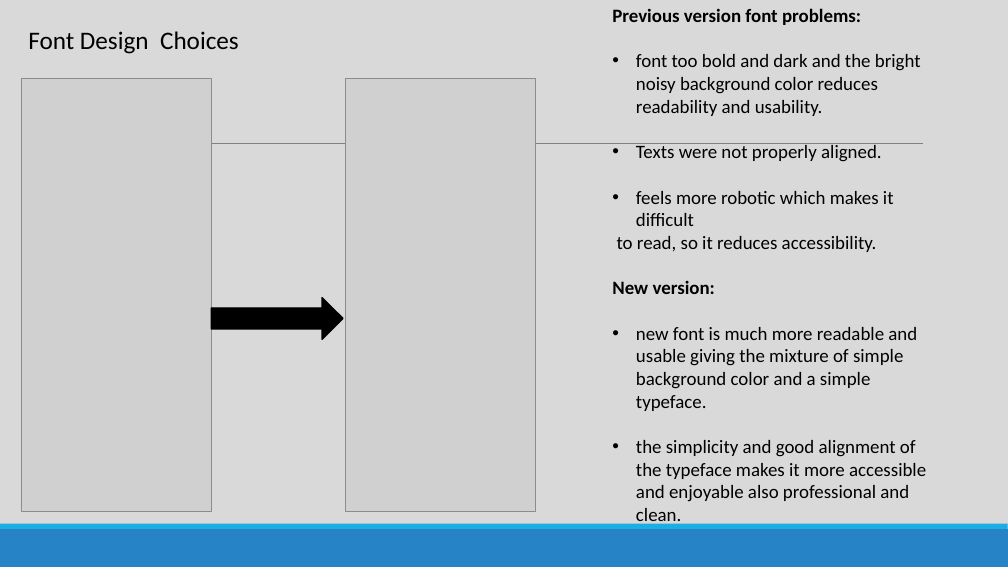
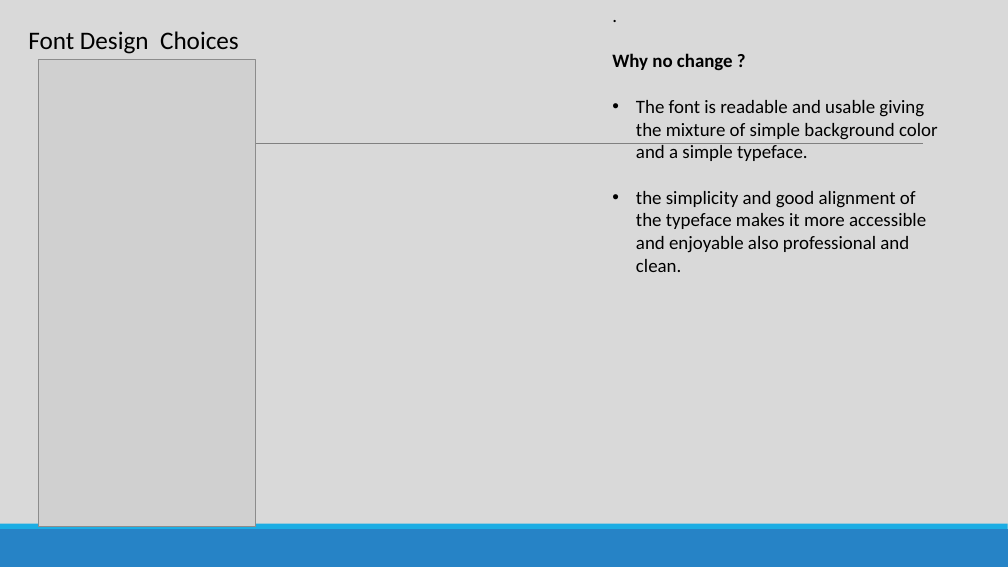
Before and after one commit to khalilAlsulaimani/UI-Design-Project, a slide deck: slide 2 of Creating Account/Updated Designs/khalils presenation.pptx. Drawn at 1008x567 pixels with LibreOffice and Linux fonts; fonts in the diff are those of the drawing; grey boxes stand for pictures. Boxes give left, top, right and bottom in pixels: in the first picture for what was removed or moved away, otherwise in the second. Text is boxed around its words. In the diff, an @@ line names an element or a change of style, - is before the commit and + after.

```diff
--- a/Creating Account/Updated Designs/khalils presenation.pptx
+++ b/Creating Account/Updated Designs/khalils presenation.pptx
@@ picture: place and size @@
-picture at box(21, 78, 212, 511)
+picture at box(39, 59, 256, 526)
@@ text at box(612, 53, 938, 161): text changed @@
-Previous version font problems:
-• font too bold and dark and the bright noisy background color reduces readability and usability.
-• Texts were not properly aligned.
-• feels more robotic which makes it difficult
-to read, so it reduces accessibility.
-New version:
-• new font is much more readable and usable giving the mixture of simple background color and a simple typeface.
+.
+Why no change ?
+• The font is readable and usable giving the mixture of simple background color and a simple typeface.
@@ picture removed at box(346, 78, 536, 511) @@
@@ right arrow removed at box(211, 298, 343, 340) @@
```
Also in this commit, not shown: 1 other file.
